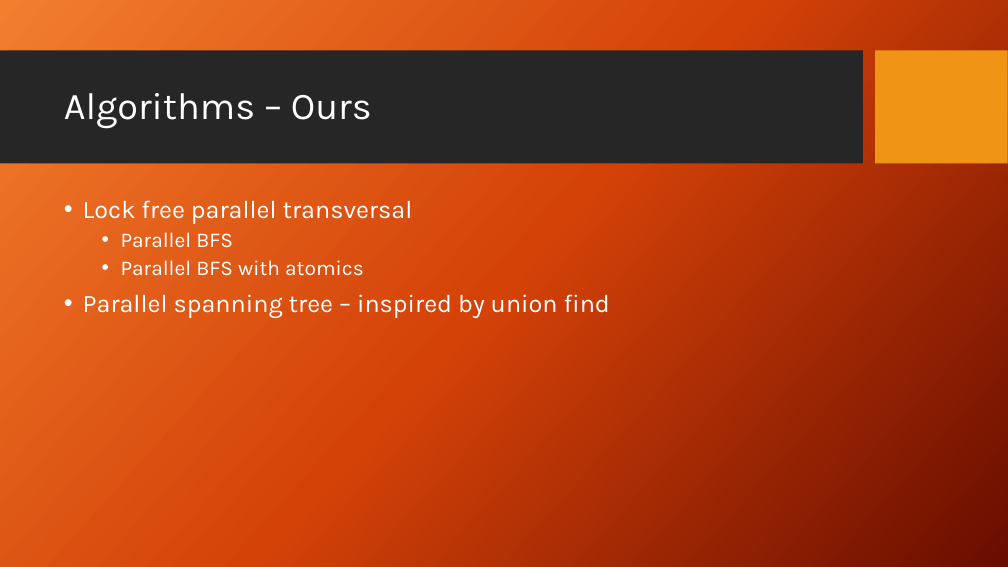
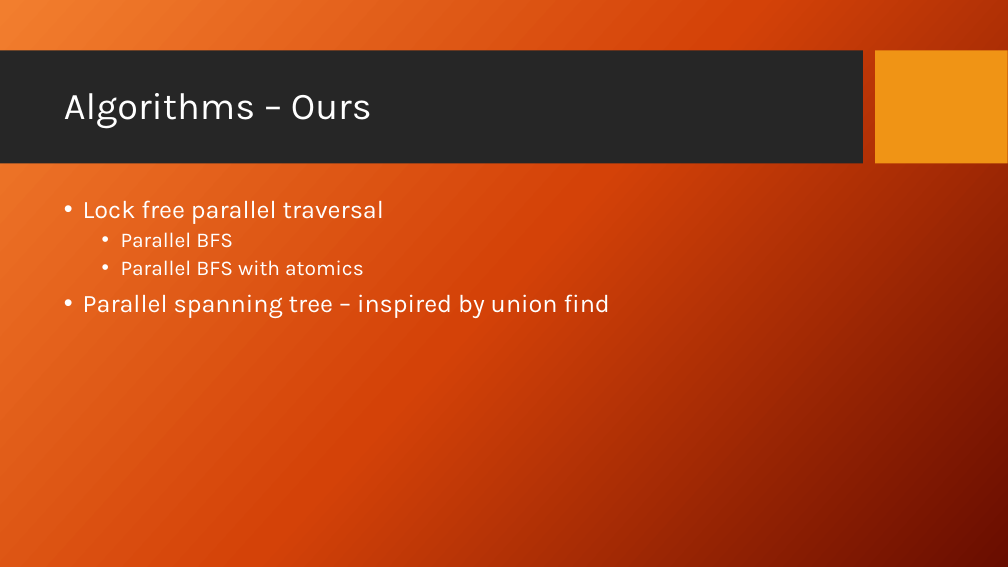
Before and after one commit to Aphlax/Parallelepipeds, a slide deck: slide 5 of FinalPresentation_Parallel Connected Components.pptx. Drawn at 1008x567 pixels with LibreOffice and Linux fonts; fonts in the diff are those of the drawing; background and template pictures are left out. Boxes give left, top, right and bottom in pixels: in the first picture for what was removed or moved away, otherwise in the second. Text is boxed around its words. In the diff, an @@ line names an element or a change of style, - is before the commit and + after.

```diff
--- a/FinalPresentation_Parallel Connected Components.pptx
+++ b/FinalPresentation_Parallel Connected Components.pptx
@@ text at box(83, 200, 384, 224): text changed @@
-• Lock free parallel transversal
+• Lock free parallel traversal
```
Also in this commit, not shown: 32 other slides changed, 1 other file.
